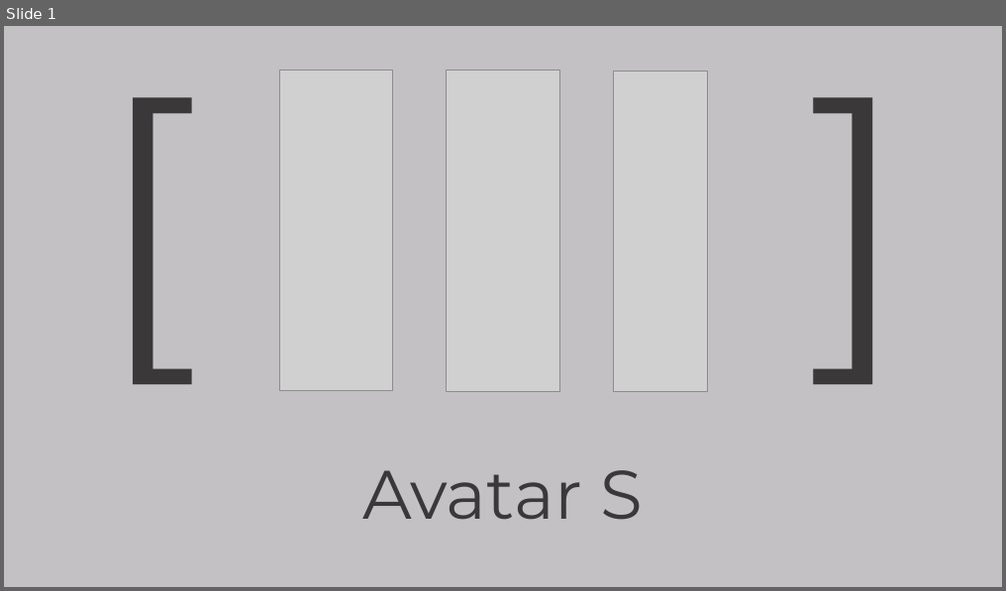
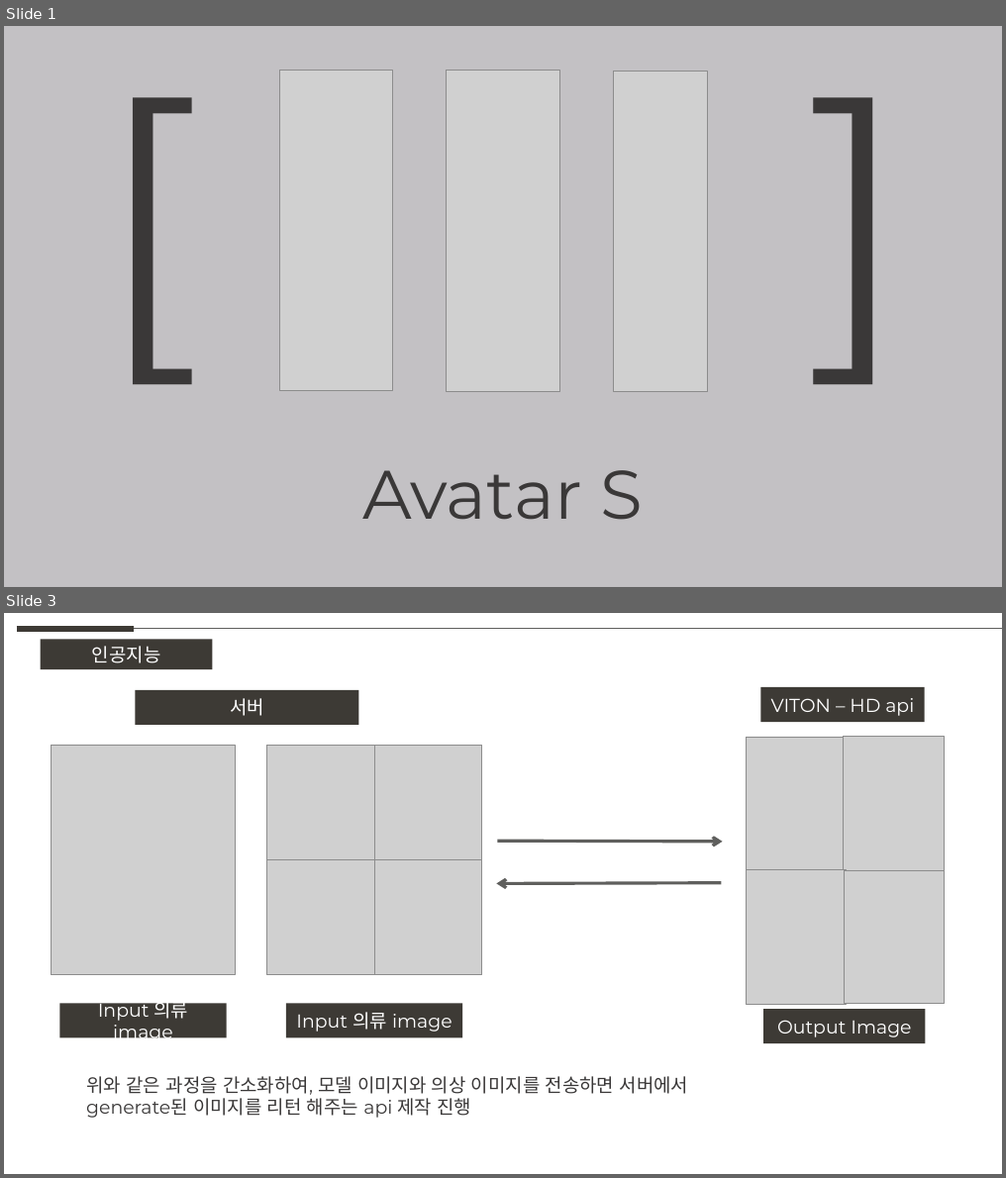
Before and after one commit to weaknessHero/Project_AvatarS, a slide deck: 발표자료/업데이트/LJHPPT.pptx. Shown one above the other, each under a label of ours: slide 1 before the commit, slides 1 and 3 after it; the slides between them are not shown. The pictures are 1006x591 and 1006x1178 pixels, drawn with LibreOffice and Linux fonts; fonts in the diff are those of the drawing; grey boxes stand for pictures. Boxes give left, top, right and bottom in pixels: in the first picture for what was removed or moved away, otherwise in the second. Text is boxed around its words. In the diff, an @@ line names an element or a change of style, - is before the commit and + after.

```diff
--- a/발표자료/업데이트/LJHPPT.pptx
+++ b/발표자료/업데이트/LJHPPT.pptx
@@ slide 3 added at [4,613,1002,1174], background #FFFFFF @@
@@ line added from (17, 629) to (135, 629), #3D3A35 6 pt @@
@@ rectangle added at [41,639,213,669], fill #3D3A35, 18 pt, text #FFFFFF @@
+인공지능
@@ line added from (135, 629) to (1002, 629), #5F5F5D 0.5 pt @@
@@ rectangle added at [135,690,358,725], fill #3D3A35, 18 pt, text #FFFFFF @@
+서버
@@ rectangle added at [761,687,925,722], fill #3D3A35, 18 pt, text #FFFFFF @@
+VITON – HD api
@@ picture added at [52,745,236,975] @@
@@ picture added at [266,745,374,861] @@
@@ picture added at [374,745,482,861] @@
@@ picture added at [746,737,848,872] @@
@@ picture added at [844,737,944,870] @@
@@ arrow added from (497, 842) to (723, 842), #5F5F5D 3 pt @@
@@ picture added at [266,861,374,975] @@
@@ picture added at [374,861,482,975] @@
@@ picture added at [746,870,846,1004] @@
@@ picture added at [845,871,944,1004] @@
@@ arrow added from (721, 883) to (497, 884), #5F5F5D 3 pt @@
@@ rectangle added at [59,1004,227,1039], fill #3D3A35, 18 pt, text #FFFFFF @@
+Input 의류 image
@@ rectangle added at [286,1004,463,1039], fill #3D3A35, 18 pt, text #FFFFFF @@
+Input 의류 image
@@ rectangle added at [764,1009,926,1045], fill #3D3A35, 18 pt, text #FFFFFF @@
+Output Image
@@ text added at [86,1076,689,1118], 18 pt, text #3A3838 @@
+위와 같은 과정을 간소화하여, 모델 이미지와 의상 이미지를 전송하면 서버에서
+generate된 이미지를 리턴 해주는 api 제작 진행
```
Also in this commit, not shown: 1 other slide added, 4 slides removed, 1 other file.
